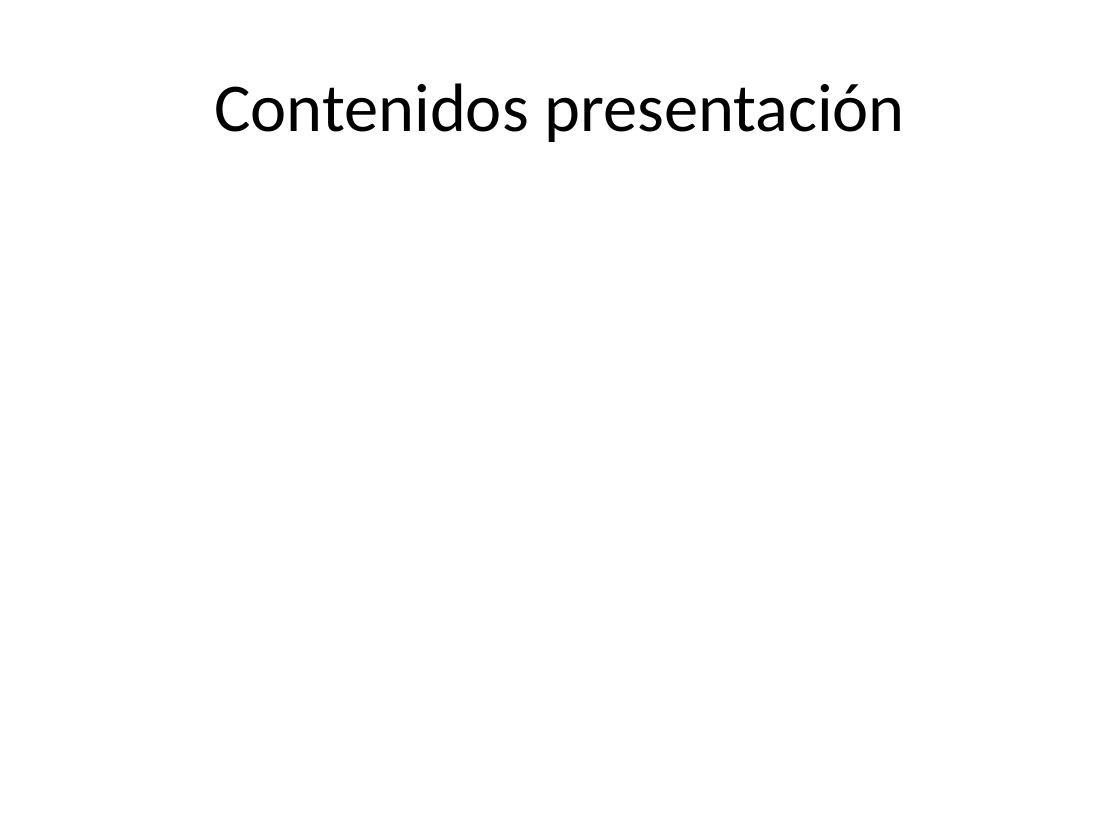
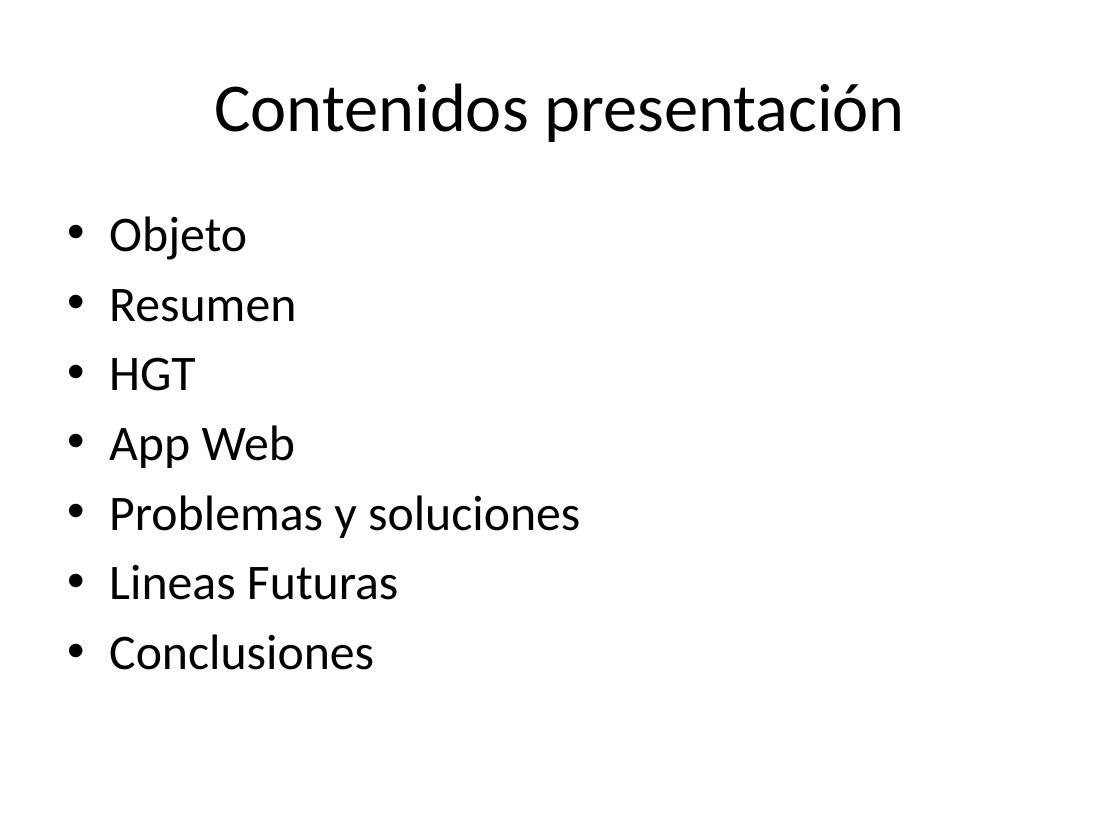
Before and after one commit to gonzalo-andrade-benavente/pfc, a slide deck: slide 2 of PFCPresentación.pptx. Drawn at 1120x840 pixels with LibreOffice and Linux fonts; fonts in the diff are those of the drawing. Boxes give left, top, right and bottom in pixels: in the first picture for what was removed or moved away, otherwise in the second. Text is boxed around its words. In the diff, an @@ line names an element or a change of style, - is before the commit and + after.

```diff
--- a/PFCPresentación.pptx
+++ b/PFCPresentación.pptx
@@ text added at (x1=109, y1=216, x2=580, y2=670), 32 pt, text #000000 @@
+• Objeto
+• Resumen
+• HGT
+• App Web
+• Problemas y soluciones
+• Lineas Futuras
+• Conclusiones
```
Also in this commit, not shown: 6 slides added, 2 slides removed, 4 other files.
